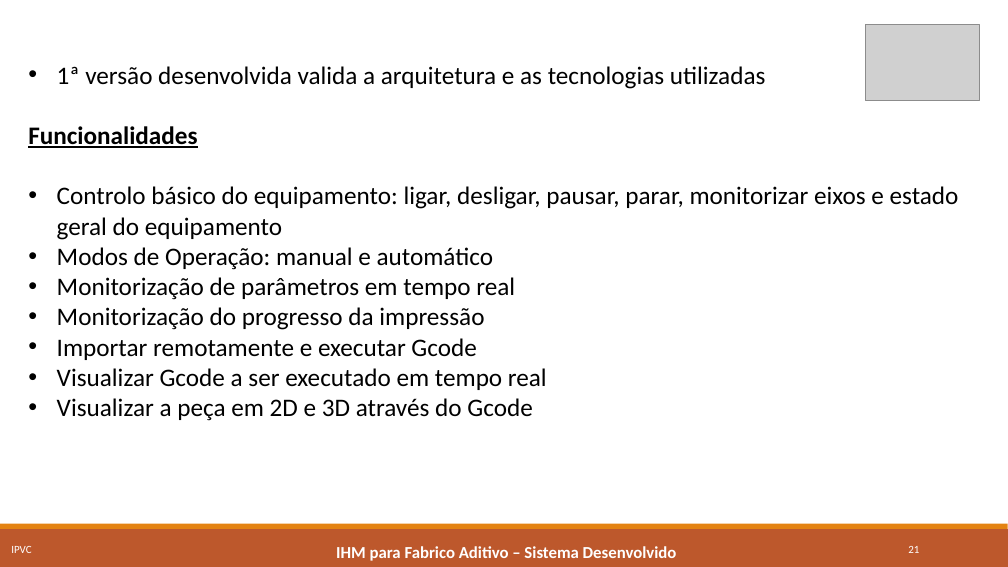
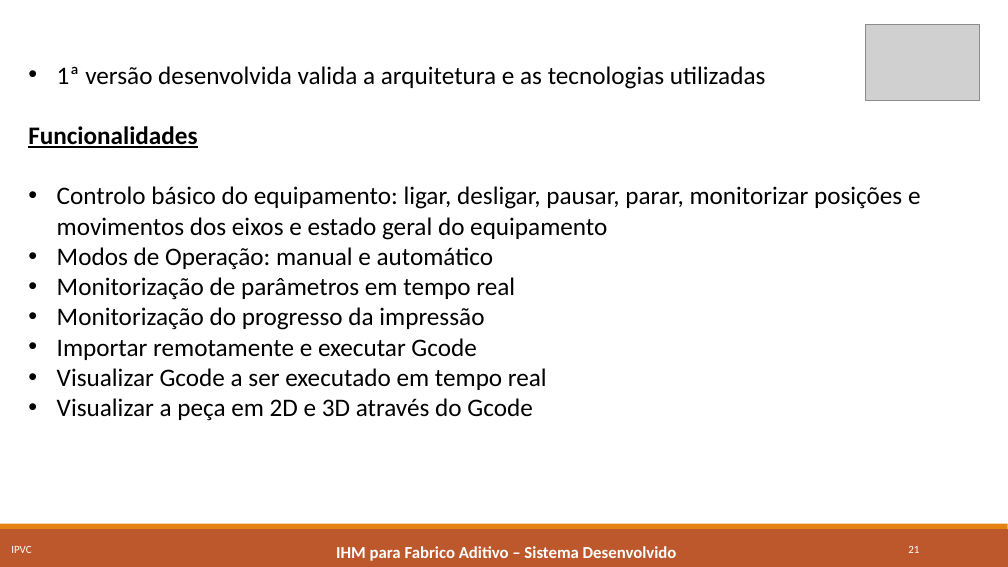
Before and after one commit to marcorlsrodrigues/projeto, a slide deck: slide 21 of Apresentacao_LPII_PE_MarcoRodrigues4652.pptx. Drawn at 1008x567 pixels with LibreOffice and Linux fonts; fonts in the diff are those of the drawing; grey boxes stand for pictures. Boxes give left, top, right and bottom in pixels: in the first picture for what was removed or moved away, otherwise in the second. Text is boxed around its words. In the diff, an @@ line names an element or a change of style, - is before the commit and + after.

```diff
--- a/Apresentacao_LPII_PE_MarcoRodrigues4652.pptx
+++ b/Apresentacao_LPII_PE_MarcoRodrigues4652.pptx
@@ text at [57, 186, 921, 240]: text changed @@
-• Controlo básico do equipamento: ligar, desligar, pausar, parar, monitorizar eixos e estado geral do equipamento
+• Controlo básico do equipamento: ligar, desligar, pausar, parar, monitorizar posições e movimentos dos eixos e estado geral do equipamento
```
Also in this commit, not shown: 3 other slides changed.
